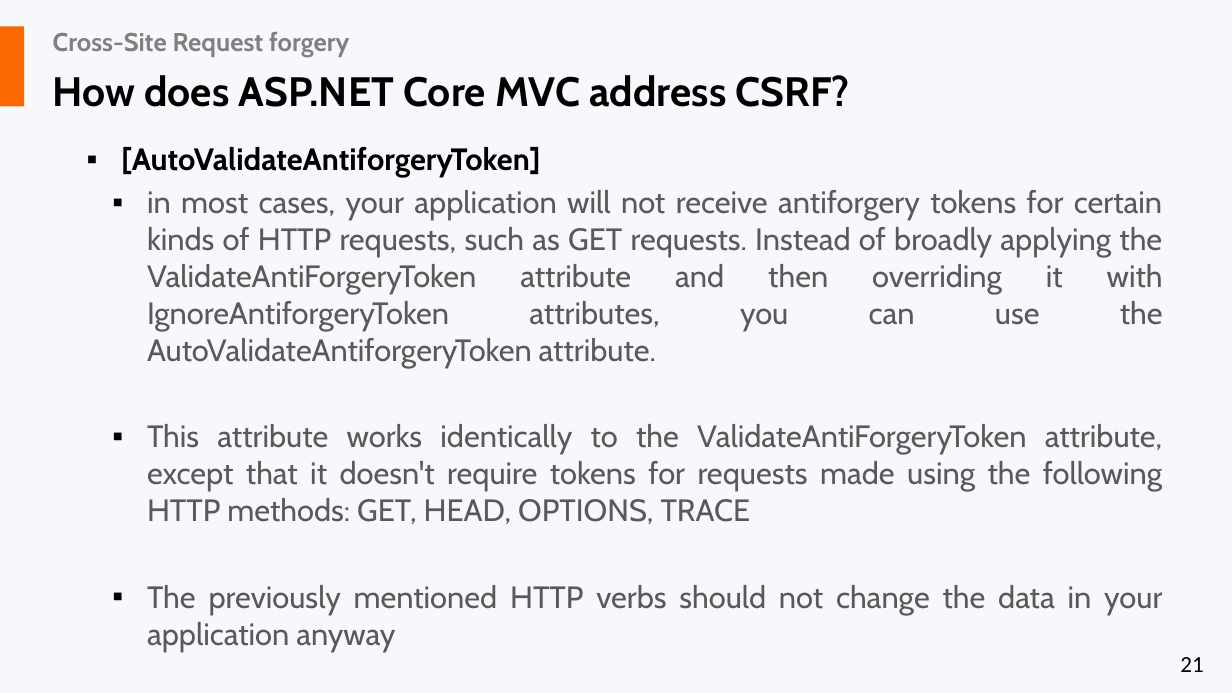
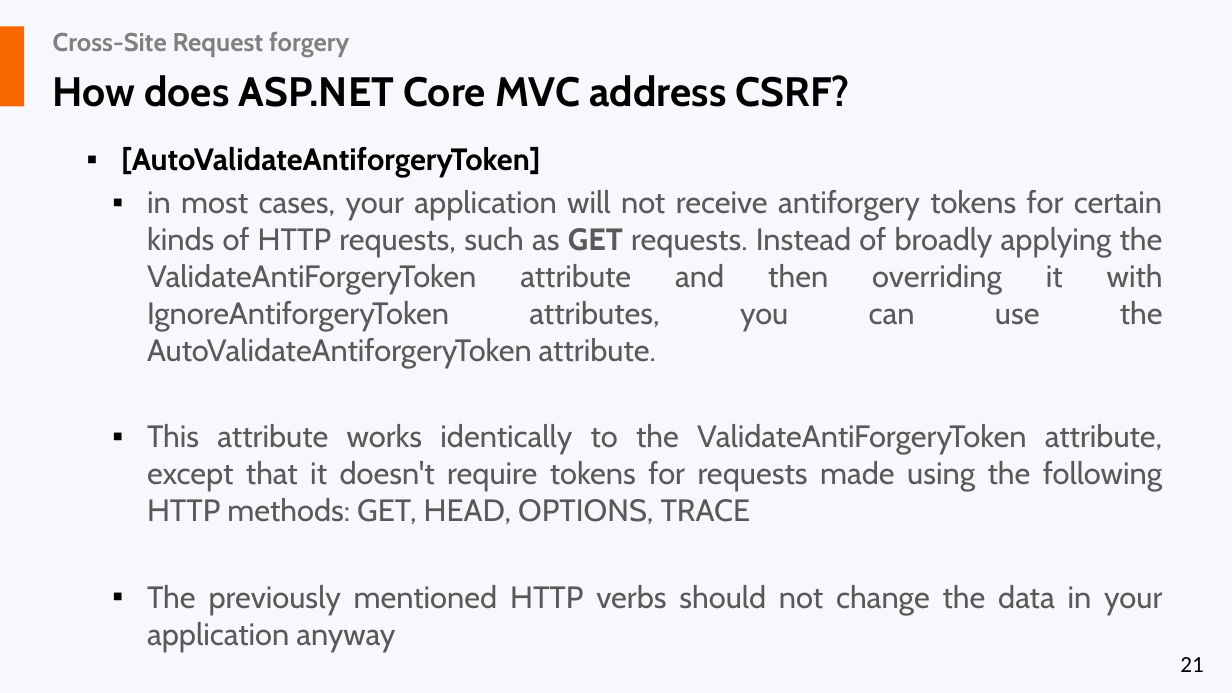
Before and after one commit to liviucotfas/ase-web-and-cloud-applications-security, a slide deck: slide 21 of Presentation ASPNET MVC Core - Part III.pptx. Drawn at 1232x693 pixels with LibreOffice and Linux fonts; fonts in the diff are those of the drawing. Boxes give left, top, right and bottom in pixels: in the first picture for what was removed or moved away, otherwise in the second. Text is boxed around its words. In the diff, an @@ line names an element or a change of style, - is before the commit and + after.

```diff
--- a/Presentation ASPNET MVC Core - Part III.pptx
+++ b/Presentation ASPNET MVC Core - Part III.pptx
@@ text at (147, 190, 1163, 368): bold on in "GET" @@
```
Also in this commit, not shown: 5 other slides changed, 1 slide added.
